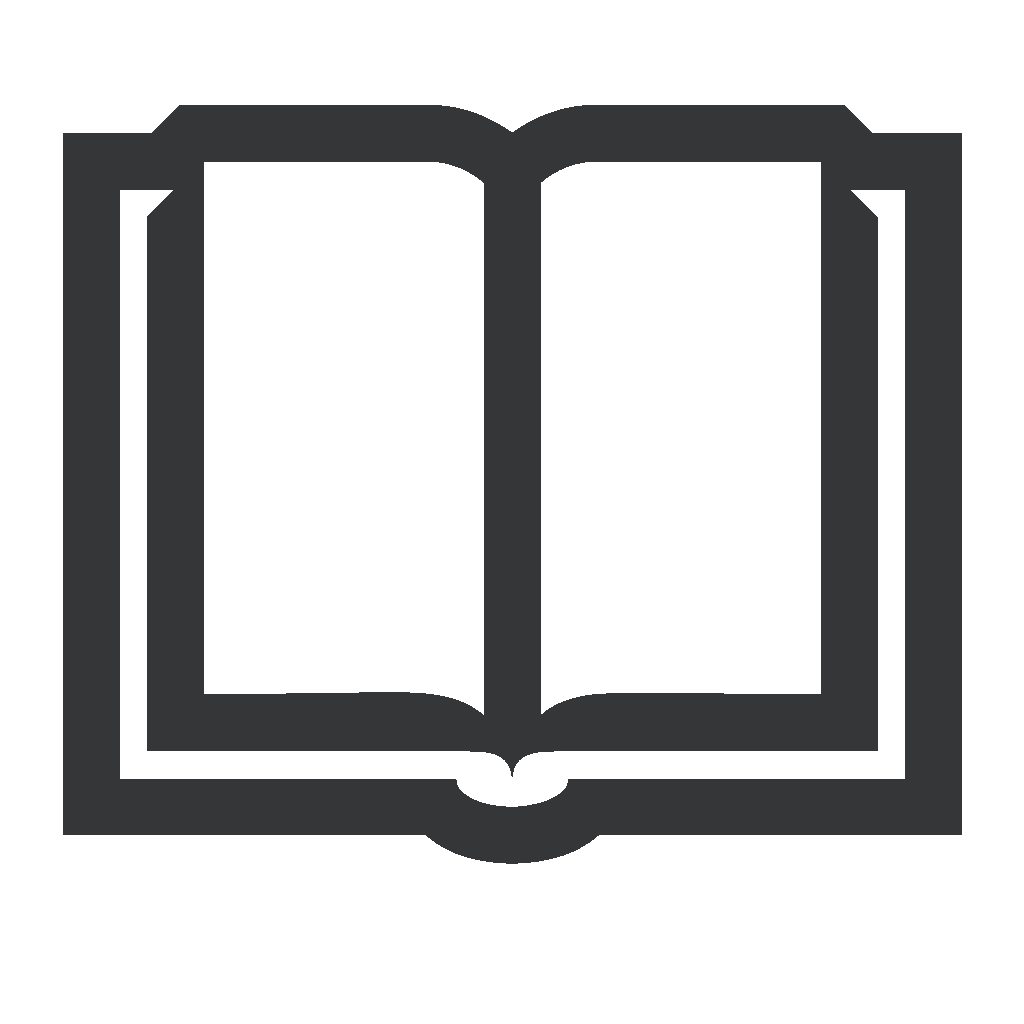
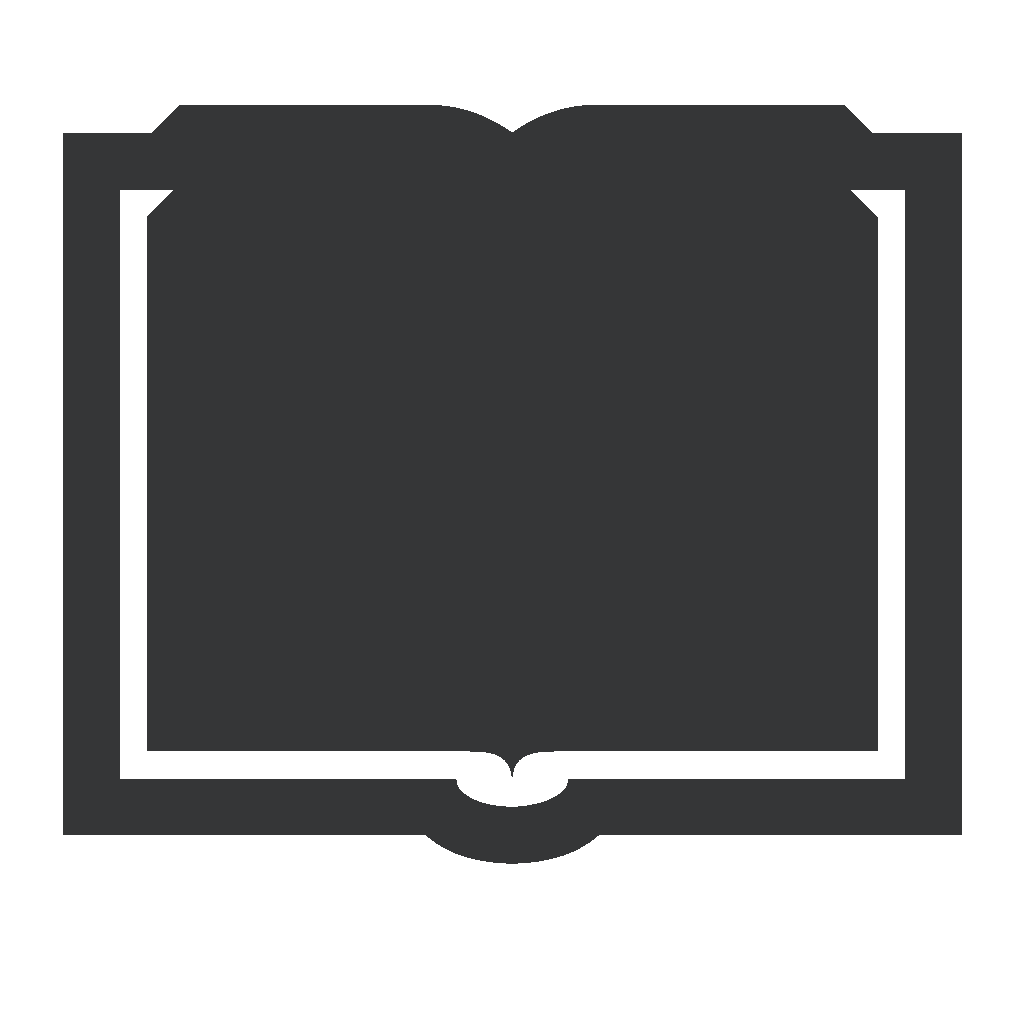
Before/after of a 1024×1024 layered artwork. What changed in the layer stack:
painted on "📖" over bbox(204, 162, 821, 715)
